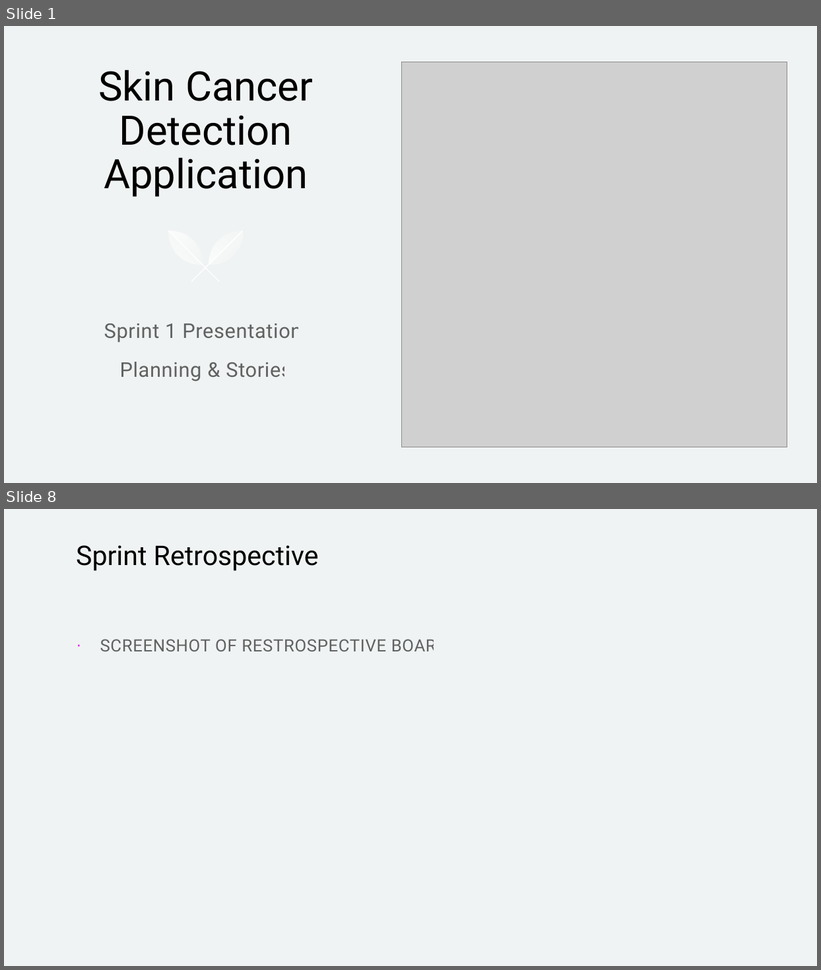
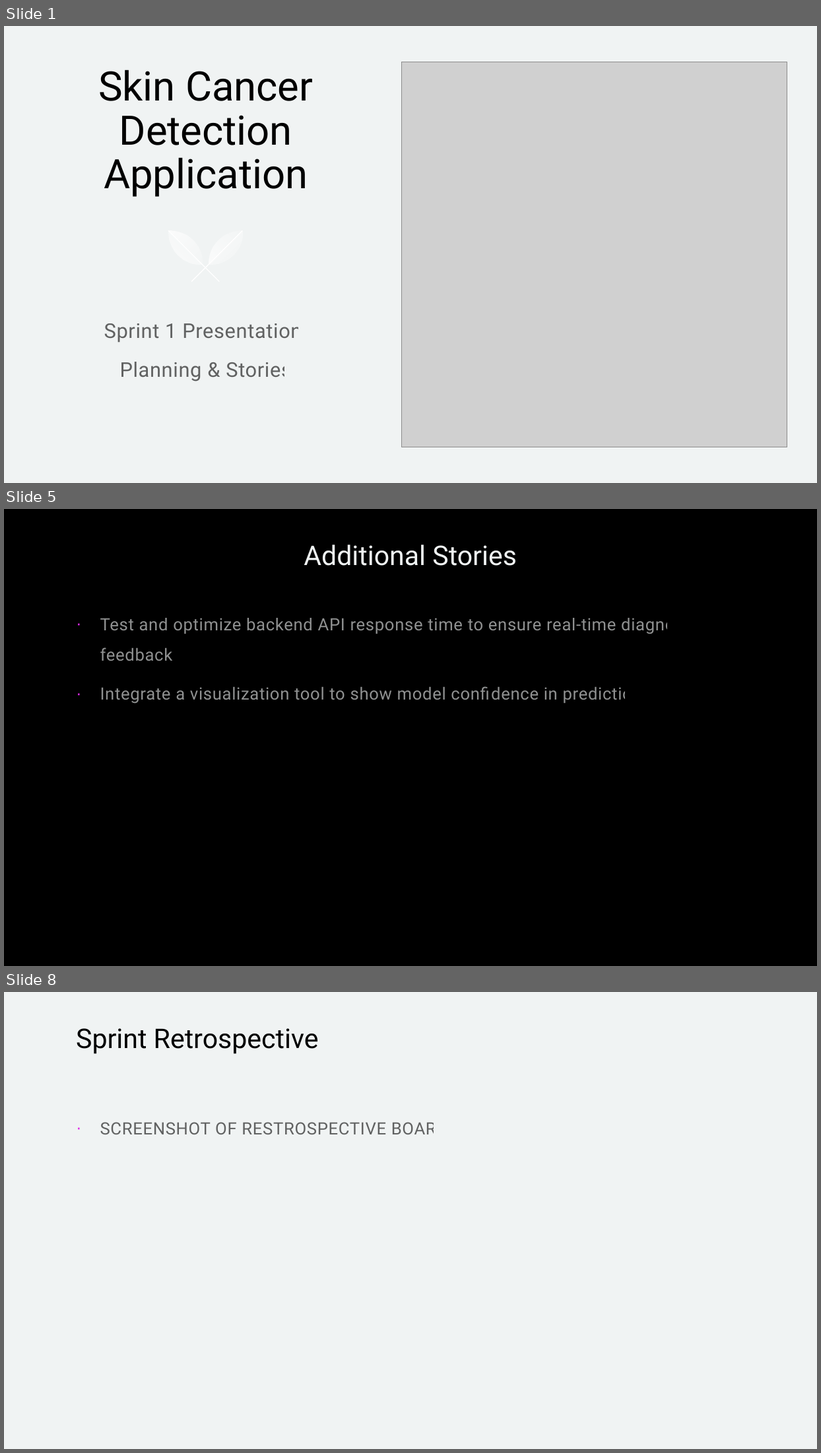
Before and after one commit to Yash-Gangani/Skin-Cancer-Detection-App, a slide deck: project-docs/Sprint-1-Presentation.pptx. Shown one above the other, each under a label of ours: slides 1 and 8 before the commit, slides 1, 5 and 8 after it; the slides between them are not shown. The pictures are 821x970 and 821x1453 pixels, drawn with LibreOffice and Linux fonts; fonts in the diff are those of the drawing; grey boxes stand for pictures. Boxes give left, top, right and bottom in pixels: in the first picture for what was removed or moved away, otherwise in the second. Text is boxed around its words. In the diff, an @@ line names an element or a change of style, - is before the commit and + after.

```diff
--- a/project-docs/Sprint-1-Presentation.pptx
+++ b/project-docs/Sprint-1-Presentation.pptx
@@ slide 5 added at (4, 509, 817, 966), background #000000 @@
@@ title added at (304, 545, 517, 566), 32 pt, text #F0F3F3 @@
+Additional Stories
@@ text added at (100, 618, 698, 704), 20 pt, text #F0F3F3 at 60% opacity @@
+· Test and optimize backend API response time to ensure real-time diagnosis feedback.
+· Integrate a visualization tool to show model confidence in predictions.
```
Also in this commit, not shown: 5 slides changed, 1 slide removed.
